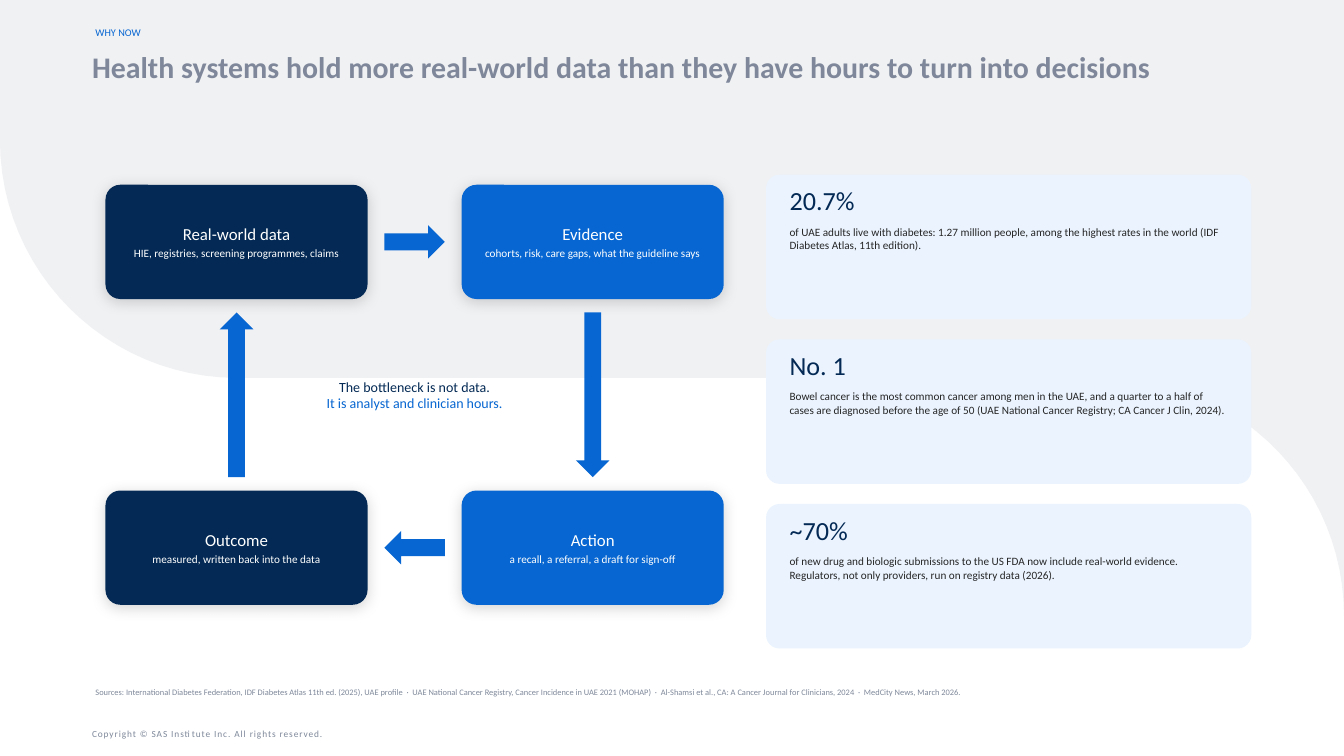
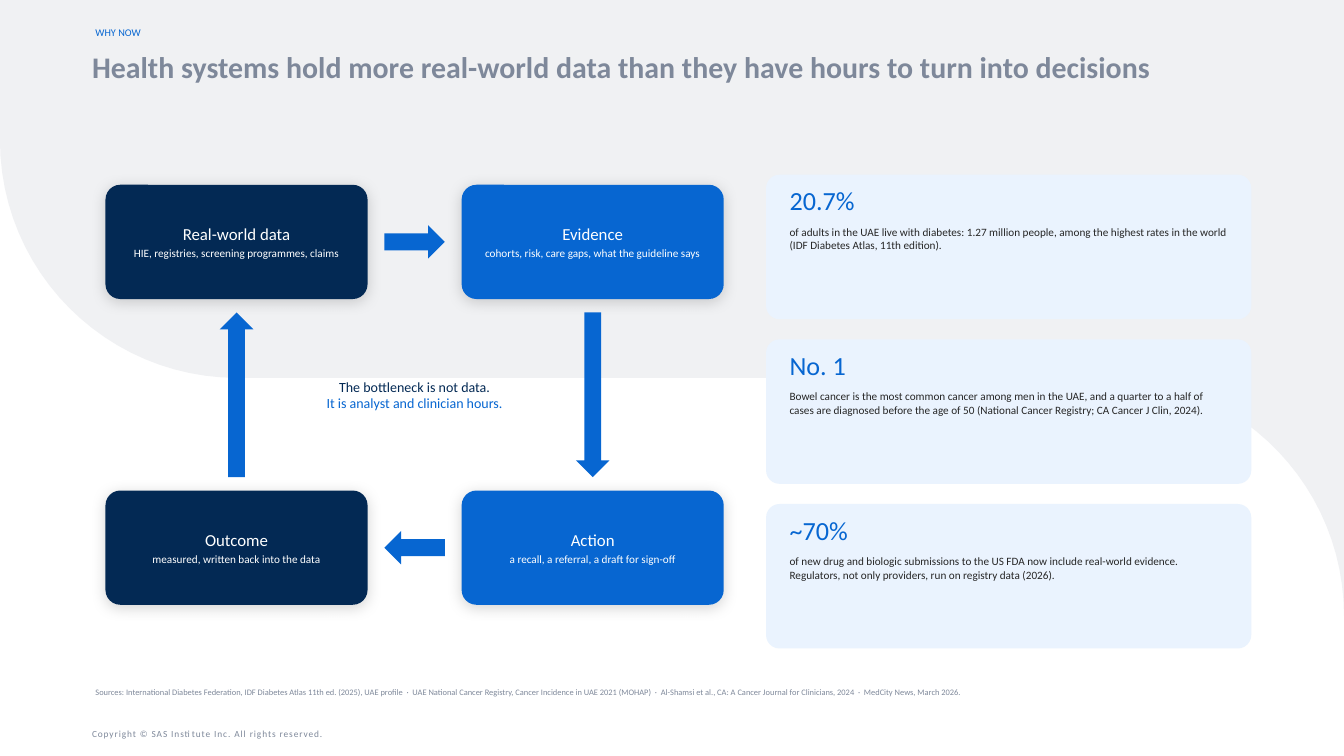
Before and after one commit to raedaldweik/Agentic-Bootcamp, a slide deck: slide 3 of Hackathon/Live_Demo_RWE_in_Action_with_Agentic_AI/RWE_in_Action_with_Agentic_AI.pptx. Drawn at 1344x756 pixels with LibreOffice and Linux fonts; fonts in the diff are those of the drawing. Boxes give left, top, right and bottom in pixels: in the first picture for what was removed or moved away, otherwise in the second. Text is boxed around its words. In the diff, an @@ line names an element or a change of style, - is before the commit and + after.

```diff
--- a/Hackathon/Live_Demo_RWE_in_Action_with_Agentic_AI/RWE_in_Action_with_Agentic_AI.pptx
+++ b/Hackathon/Live_Demo_RWE_in_Action_with_Agentic_AI/RWE_in_Action_with_Agentic_AI.pptx
@@ text at [790,228,1226,251]: text changed @@
-of UAE adults live with diabetes: 1.27 million people, among the highest rates in the world (IDF Diabetes Atlas, 11th edition).
+of adults in the UAE live with diabetes: 1.27 million people, among the highest rates in the world (IDF Diabetes Atlas, 11th edition).
@@ text at [790,392,1203,416]: text changed @@
-Bowel cancer is the most common cancer among men in the UAE, and a quarter to a half of cases are diagnosed before the age of 50 (UAE National Cancer Registry; CA Cancer J Clin, 2024).
+Bowel cancer is the most common cancer among men in the UAE, and a quarter to a half of cases are diagnosed before the age of 50 (National Cancer Registry; CA Cancer J Clin, 2024).
@@ text colour #032954 to #0766D1 in 3 elements at [790,192,855,211], [790,358,846,375], [790,522,848,540] @@
```
Also in this commit, not shown: 17 other slides changed, 1 slide added, 1 slide removed, 30 other files.
